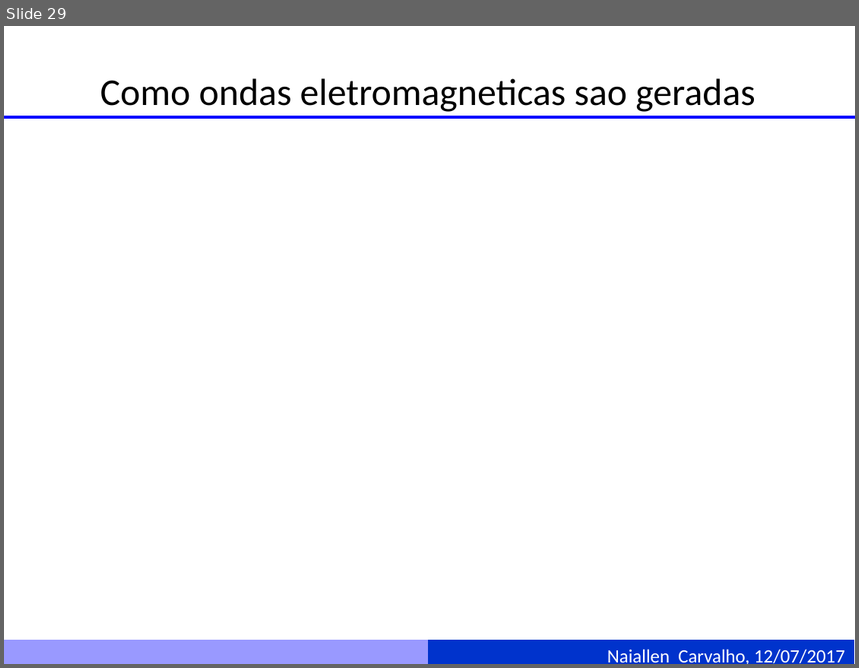
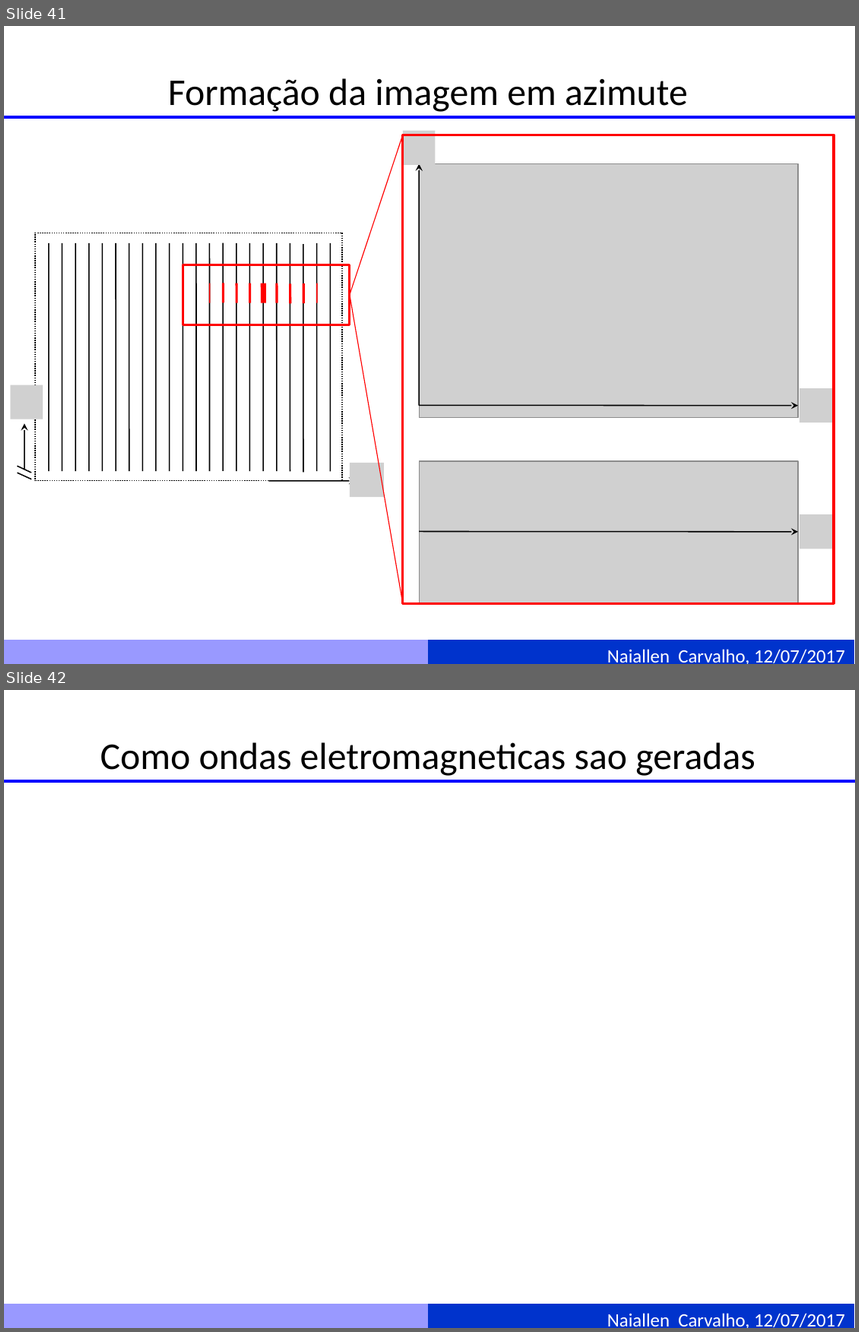
Before and after one commit to naiallen/curso_sar_presentation, a slide deck: Fundamentos de imagens SAR.pptm. Shown one above the other, each under a label of ours: slide 29 before the commit, slides 41 and 42 after it. The pictures are 859x668 and 859x1332 pixels, drawn with LibreOffice and Linux fonts; fonts in the diff are those of the drawing; grey boxes stand for pictures. Boxes give left, top, right and bottom in pixels: in the first picture for what was removed or moved away, otherwise in the second. Text is boxed around its words. In the diff, an @@ line names an element or a change of style, - is before the commit and + after.

Commit message:
update

```diff
--- a/Fundamentos de imagens SAR.pptm
+++ b/Fundamentos de imagens SAR.pptm
@@ slide 41 added at bbox=[4, 26, 855, 664], background #FFFFFF; not listed: 3 template elements that a slide beside it also shows @@
@@ title added at bbox=[168, 78, 688, 112], 32 pt, text #000000 @@
+Formação da imagem em azimute
@@ line added from (350, 295) to (403, 135), #FF0000 0.75 pt @@
@@ group added at bbox=[403, 131, 834, 604]: 5 pictures, 3 arrows, 1 rectangle @@
@@ rectangle added at bbox=[183, 265, 350, 325], outline #FF0000 2 pt @@
@@ group added at bbox=[17, 233, 356, 481]: 33 lines, 2 arrows, 1 rectangle @@
@@ line added from (350, 295) to (403, 604), #FF0000 0.75 pt @@
@@ picture added at bbox=[10, 385, 42, 419] @@
@@ picture added at bbox=[350, 463, 384, 496] @@
@@ what was slide 29 is now slide 42 @@
```
Also in this commit, not shown: 13 other slides added, 1 slide removed.
